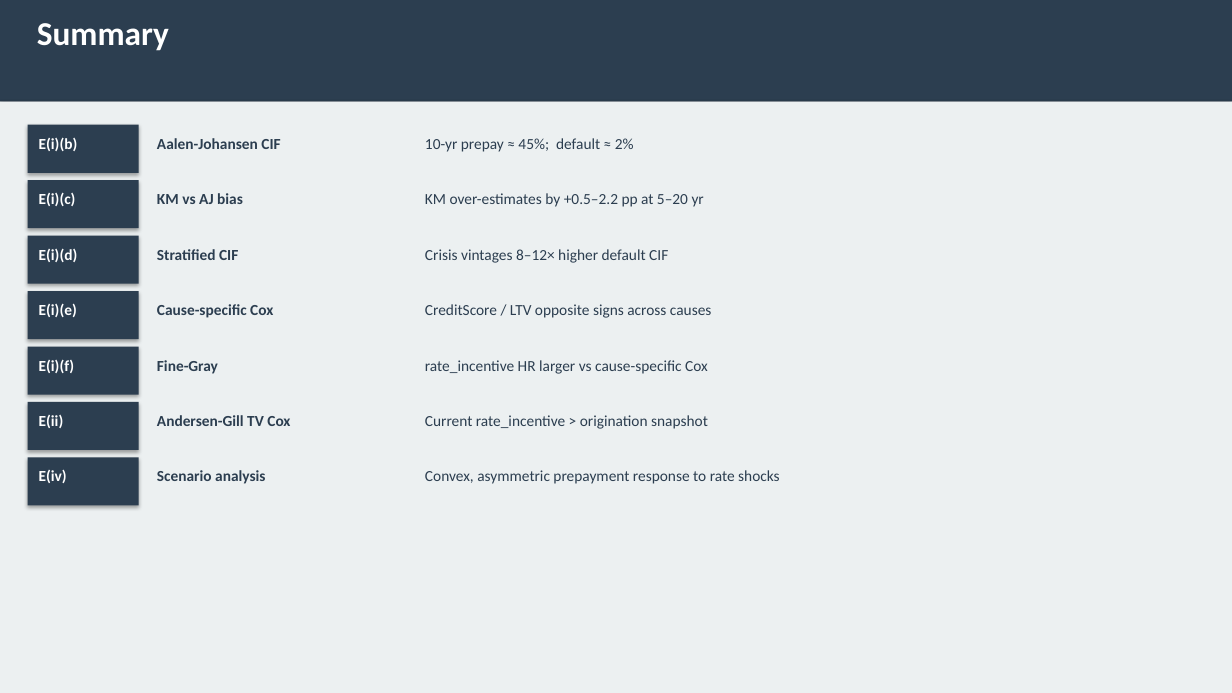
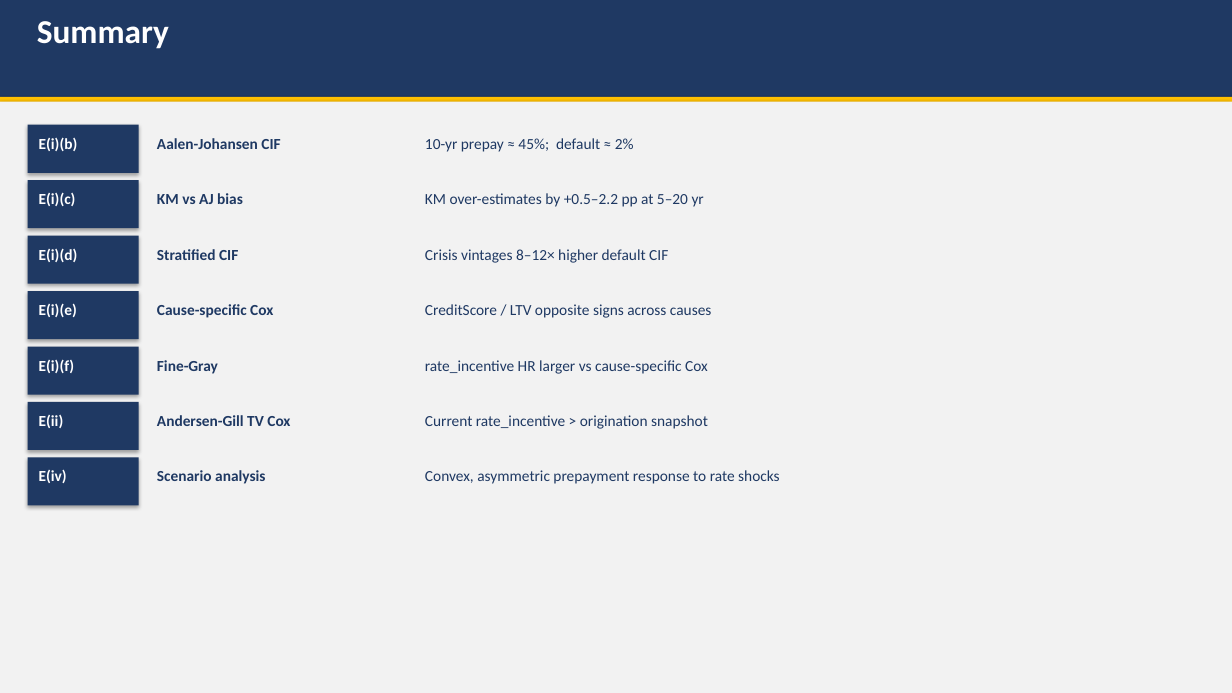
Before and after one commit to liny-r/IR-C-Assignment3, a slide deck: slide 17 of processed/PartE_Presentation.pptx (slide 16 before the commit). Drawn at 1232x693 pixels with LibreOffice and Linux fonts; fonts in the diff are those of the drawing. Boxes give left, top, right and bottom in pixels: in the first picture for what was removed or moved away, otherwise in the second. Text is boxed around its words. In the diff, an @@ line names an element or a change of style, - is before the commit and + after.

```diff
--- a/processed/PartE_Presentation.pptx
+++ b/processed/PartE_Presentation.pptx
@@ fill #2C3E50 to #1F3963 in 8 elements at <box>28,125,139,173</box>, <box>28,180,139,228</box>, <box>28,236,139,284</box>, <box>28,291,139,339</box>, <box>28,347,139,395</box>, <box>28,402,139,450</box>, <box>28,457,139,506</box>, <box>0,0,1232,97</box> @@
@@ rectangle: place and size @@
-rectangle at <box>0,0,1232,102</box>
+rectangle at <box>0,0,1232,97</box>
@@ rectangle at <box>0,102,1232,693</box>: fill #ECF0F1 to #F2F2F2 @@
@@ rectangle added at <box>0,97,1232,104</box>, fill #FFC000 @@
@@ text colour #2C3E50 to #1F3963 in 14 elements at <box>157,138,280,149</box>, <box>425,138,634,152</box>, <box>157,193,243,204</box>, <box>425,193,704,207</box>, <box>157,249,238,260</box>, <box>425,249,668,263</box>, <box>157,304,273,318</box>, <box>425,304,712,318</box>, <box>157,360,218,374</box>, <box>425,360,708,374</box>, <box>157,415,290,426</box>, <box>425,415,708,429</box>, <box>157,470,265,484</box>, <box>425,470,780,484</box> @@
```
Also in this commit, not shown: 13 other slides changed, 3 slides added, 2 slides removed, 3 other files.
